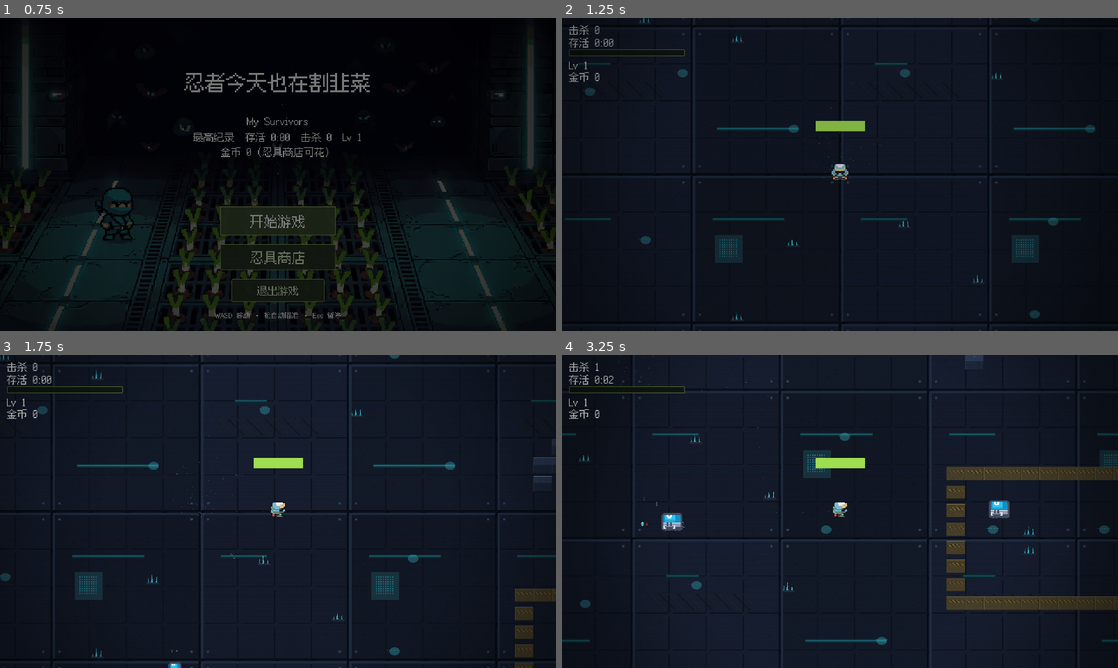
Above: before the commit, frames 1-4 (two rows, left to right).
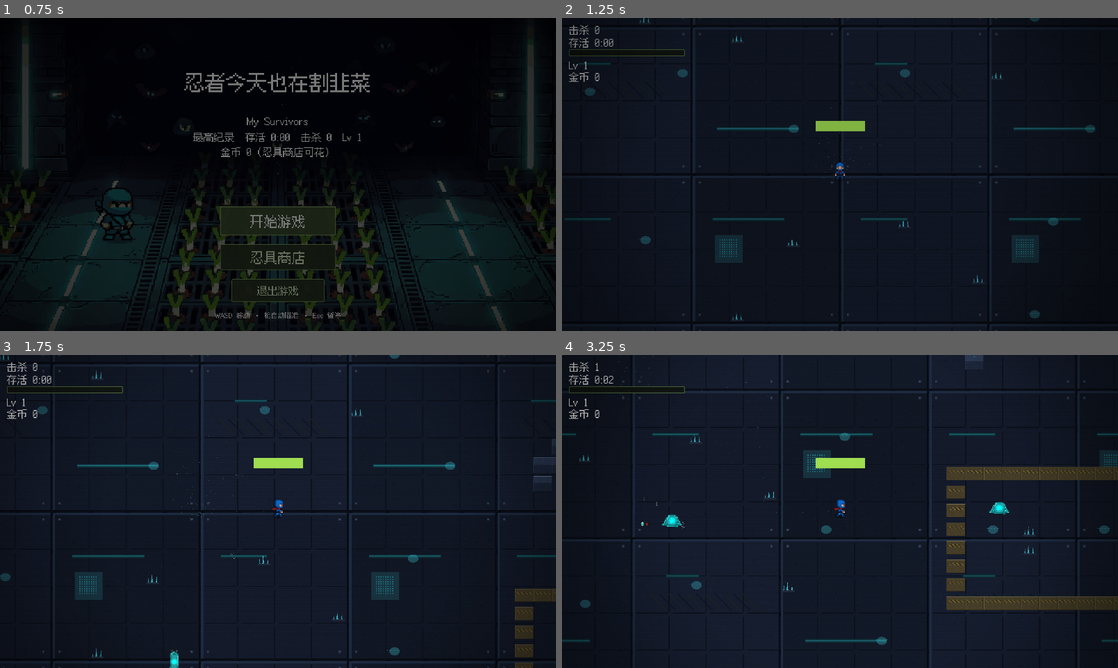
Above: after the commit, the same moments.

Repository: dkvkvk/my-survivors
Game: Godot game, scene res://main_menu.tscn
The game is run twice, just before and just after one commit, with the same random seed, the same clock (stepped at 60 frames per second) and the same inputs. Sound files missing from this copy of the repository are replaced by a short silence.
Inputs:
- Up to frame 1 (0.75 s): click "开始游戏" at 0.5 s
- Up to frame 2 (1.25 s): no input
- Up to frame 3 (1.75 s): tap Enter at 1.25 s; hold D (move_right) from 1.28 s (still down); tap R at 1.35 s
- Up to frame 4 (3.25 s): release D (move_right) at 2.03 s; hold S (move_down) 2.03-2.78 s; tap R at 2.1, 2.85 s; hold D (move_right) from 2.78 s (still down)

Frame 1 is identical in both runs. In frame 2, 0.1% of the frame differs, in the area x 48-52%, y 46-52%; in frame 3, 0.2%; in frame 4, 0.5%, in the area x 17-81%, y 46-57%.

Commit message:
全套美术替换为 AI 生成素材（Nano Banana 11 张）
- 四种怪全新贴图：能量史莱姆/重甲卫兵/魔化野兽/机械蝙蝠（两帧动画，
  洋红底抠图+包围盒裁剪+24px 像素化+16 色量化）
- 首领专属形象：巨型机械魔骑士（32px，独立贴图接口启用）
- 忍者主角换新 4 方向行走表（4x4 网格 64px，与 hero.gd 切帧结构一致）
- 游戏结束背景：跪地忍者+怪群围拢插画（暗化叠层下垫图）
- README 嵌入宣传封面图
- 删除全部 Kenney 怪物贴图与旧忍者表，素材全库仅剩：AI 生成 + 自制 + 字体

Diff:
--- a/balance.gd
+++ b/balance.gd
@@ -11,10 +11,10 @@
 # 敌人变体（U4）：血量/速度区间/体型/色调/经验/接触伤害倍率
 # sprites：两帧走路贴图（assets/mobs/，Kenney CC0）；color 为白色时用贴图原色
 const MOB_VARIANTS := {
-	"slime": {"hp": 3, "speed": [200.0, 300.0], "scale": 1.0, "color": Color(1, 1, 1), "xp": 1, "contact": 1.0, "sprites": ["res://assets/mobs/slime_0.png", "res://assets/mobs/slime_1.png"]},
+	"slime": {"hp": 3, "speed": [200.0, 300.0], "scale": 1.0, "color": Color(1, 1, 1), "xp": 1, "contact": 1.0, "sprites": ["res://assets/mobs/mech_slime_0.png", "res://assets/mobs/mech_slime_1.png"]},
 	"runner": {"hp": 1, "speed": [380.0, 460.0], "scale": 0.8, "color": Color(1, 1, 1), "xp": 1, "contact": 1.0, "sprites": ["res://assets/mobs/mech_bat_0.png", "res://assets/mobs/mech_bat_1.png"]},
-	"tank": {"hp": 10, "speed": [110.0, 150.0], "scale": 1.7, "color": Color(1, 1, 1), "xp": 5, "contact": 1.5, "sprites": ["res://assets/mobs/knight_0.png", "res://assets/mobs/knight_1.png"]},
-	"elite": {"hp": 20, "speed": [240.0, 280.0], "scale": 2.1, "color": Color(1.4, 0.55, 0.55), "xp": 15, "contact": 2.5, "sprites": ["res://assets/mobs/beast_0.png", "res://assets/mobs/beast_1.png"]},
+	"tank": {"hp": 10, "speed": [110.0, 150.0], "scale": 1.7, "color": Color(1, 1, 1), "xp": 5, "contact": 1.5, "sprites": ["res://assets/mobs/mech_knight_0.png", "res://assets/mobs/mech_knight_1.png"]},
+	"elite": {"hp": 20, "speed": [240.0, 280.0], "scale": 2.1, "color": Color(1.4, 0.55, 0.55), "xp": 15, "contact": 2.5, "sprites": ["res://assets/mobs/mech_beast_0.png", "res://assets/mobs/mech_beast_1.png"]},
 }
 
 # 波次表：t=生效时间（秒），spawn=刷怪间隔，weights=各变体出现权重。
@@ -100,6 +100,8 @@
 const BOSS_XP := 50
 const BOSS_CONTACT := 3.0
 const BOSS_KNOCKBACK_RESIST := 0.2  # 吃击退的比率
+# 首领专属贴图（AI 生成后放入 assets/mobs/；缺失时回退用坦克贴图染色）
+const BOSS_SPRITES := ["res://assets/mobs/boss_0.png", "res://assets/mobs/boss_1.png"]
 
 # 宝箱（P4）：首领必掉，走过去开启，随机奖励
 const CHEST_COIN_MIN := 15
--- a/hero.gd
+++ b/hero.gd
@@ -4,7 +4,7 @@
 ## 自动读取父节点（Player）的速度，按主轴方向播放四向走路/待机动画。
 ## 物理与碰撞仍在 player.tscn 上，这里只负责外观。
 
-const SHEET := preload("res://assets/hero/ninja_blue.png")
+const SHEET := preload("res://assets/hero/ninja_sheet.png")
 const SHADOW := preload("res://assets/hero/shadow.png")
 const FRAME := 16
 # 精灵表列 = 朝向（与素材源码一致：下0 上1 左2 右3；行 0=待机帧，0-3=走路循环）
--- a/mob.gd
+++ b/mob.gd
@@ -43,13 +43,17 @@
 ## 升格为首领（P4）：属性覆盖 + 头顶血条。hp_bonus 为按击杀数递增的血量。
 func setup_boss(hp_bonus: int) -> void:
 	is_boss = true
-	setup("tank")  # 复用重甲兵贴图，放大染色
+	setup("tank")  # 回退贴图：重甲兵放大染色
 	health = Balance.BOSS_BASE_HP + hp_bonus
 	speed = Balance.BOSS_SPEED
 	xp_value = Balance.BOSS_XP
 	contact_damage = Balance.BOSS_CONTACT
 	scale = Vector2.ONE * Balance.BOSS_SCALE
 	%Slime.modulate = Balance.BOSS_COLOR
+	if ResourceLoader.exists(Balance.BOSS_SPRITES[0]):
+		var paths: Array = Balance.BOSS_SPRITES
+		%Slime.set_variant(paths)
+		%Slime.modulate = Color(1, 1, 1)
 	_charge_timer = Balance.BOSS_CHARGE_PHASE["chase"]
 	%BossBar.max_value = health
 	%BossBar.value = health
--- a/survivors_game.tscn
+++ b/survivors_game.tscn
@@ -6,6 +6,7 @@
 [ext_resource type="Script" uid="uid://chvmhsdaox08k" path="res://level_up_ui.gd" id="5_levelup"]
 [ext_resource type="Texture2D" uid="uid://dlqas1jal36sy" path="res://assets/ground/tech_floor.png" id="6_ground"]
 [ext_resource type="Script" uid="uid://ddvickkrmyjq0" path="res://pause_ui.gd" id="7_pause"]
+[ext_resource type="Texture2D" path="res://assets/ui/gameover_bg.png" id="8_gobg"]
 
 [sub_resource type="Curve2D" id="Curve2D_cp6e5"]
 _data = {
@@ -44,12 +45,22 @@
 visible = false
 script = ExtResource("4_gameover")
 
+[node name="Bg" type="TextureRect" parent="GameOver" unique_id=1711581987]
+anchors_preset = 15
+anchor_right = 1.0
+anchor_bottom = 1.0
+grow_horizontal = 2
+grow_vertical = 2
+mouse_filter = 2
+texture = ExtResource("8_gobg")
+
 [node name="ColorRect" type="ColorRect" parent="GameOver" unique_id=1711581986]
 anchors_preset = 15
 anchor_right = 1.0
 anchor_bottom = 1.0
 grow_horizontal = 2
 grow_vertical = 2
+mouse_filter = 2
 color = Color(0, 0, 0, 0.439216)
 
 [node name="Label" type="Label" parent="GameOver/ColorRect" unique_id=970741770]
Binary file removed: assets/hero/ninja_blue.png
Binary file added: assets/hero/ninja_sheet.png
Not shown, changed: assets/hero/ninja_sheet.png.import
Binary file removed: assets/mobs/beast_0.png
Binary file removed: assets/mobs/beast_1.png
Binary file added: assets/mobs/boss_0.png
Not shown, changed: assets/mobs/boss_0.png.import
Binary file added: assets/mobs/boss_1.png
Not shown, changed: assets/mobs/boss_1.png.import
Binary file removed: assets/mobs/knight_0.png
Binary file removed: assets/mobs/knight_1.png
Binary file added: assets/mobs/mech_beast_0.png
(and 17 more such lines)
